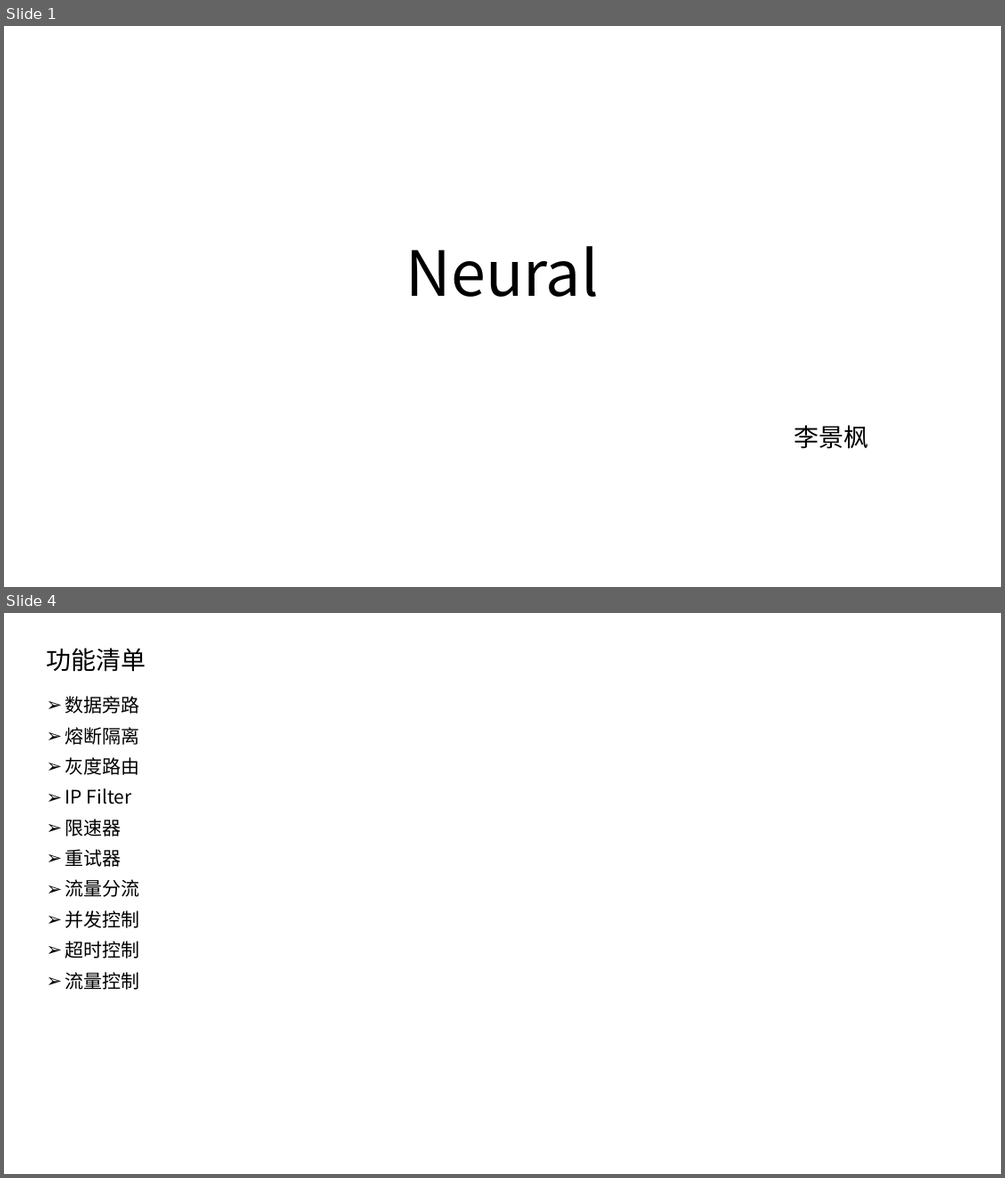
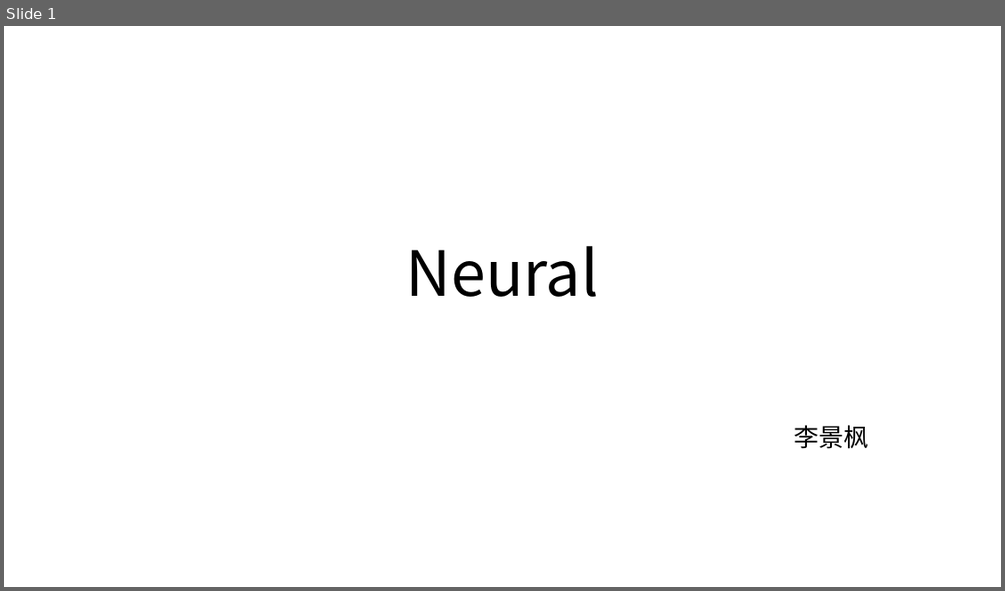
Before and after one commit to Joypigg/neural, a slide deck: docs/Neural.pptx. Shown one above the other, each under a label of ours: slides 1 and 4 before the commit, slide 1 after it; the slides between them are not shown. The pictures are 1005x1178 and 1005x591 pixels, drawn with LibreOffice and Linux fonts; fonts in the diff are those of the drawing. Boxes give left, top, right and bottom in pixels: in the first picture for what was removed or moved away, otherwise in the second. Text is boxed around its words. In the diff, an @@ line names an element or a change of style, - is before the commit and + after.

```diff
--- a/docs/Neural.pptx
+++ b/docs/Neural.pptx
@@ slide 4 removed at box(4, 613, 1001, 1174), background #FFFFFF @@
@@ title removed at box(47, 648, 146, 672) @@
-功能清单
@@ text removed at box(65, 696, 140, 989) @@
-➢ 数据旁路
-➢ 熔断隔离
-➢ 灰度路由
-➢ IP Filter
-➢ 限速器
-➢ 重试器
-➢ 流量分流
-➢ 并发控制
-➢ 超时控制
-➢ 流量控制
```
Also in this commit, not shown: 2 slides changed, 5 slides added, 10 other slides removed, 2 other files.
